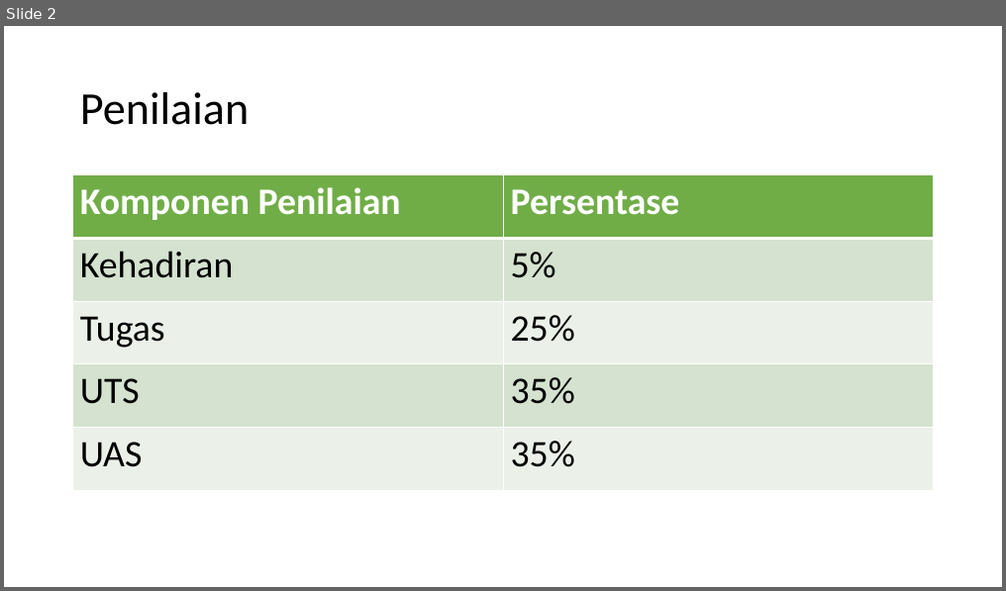
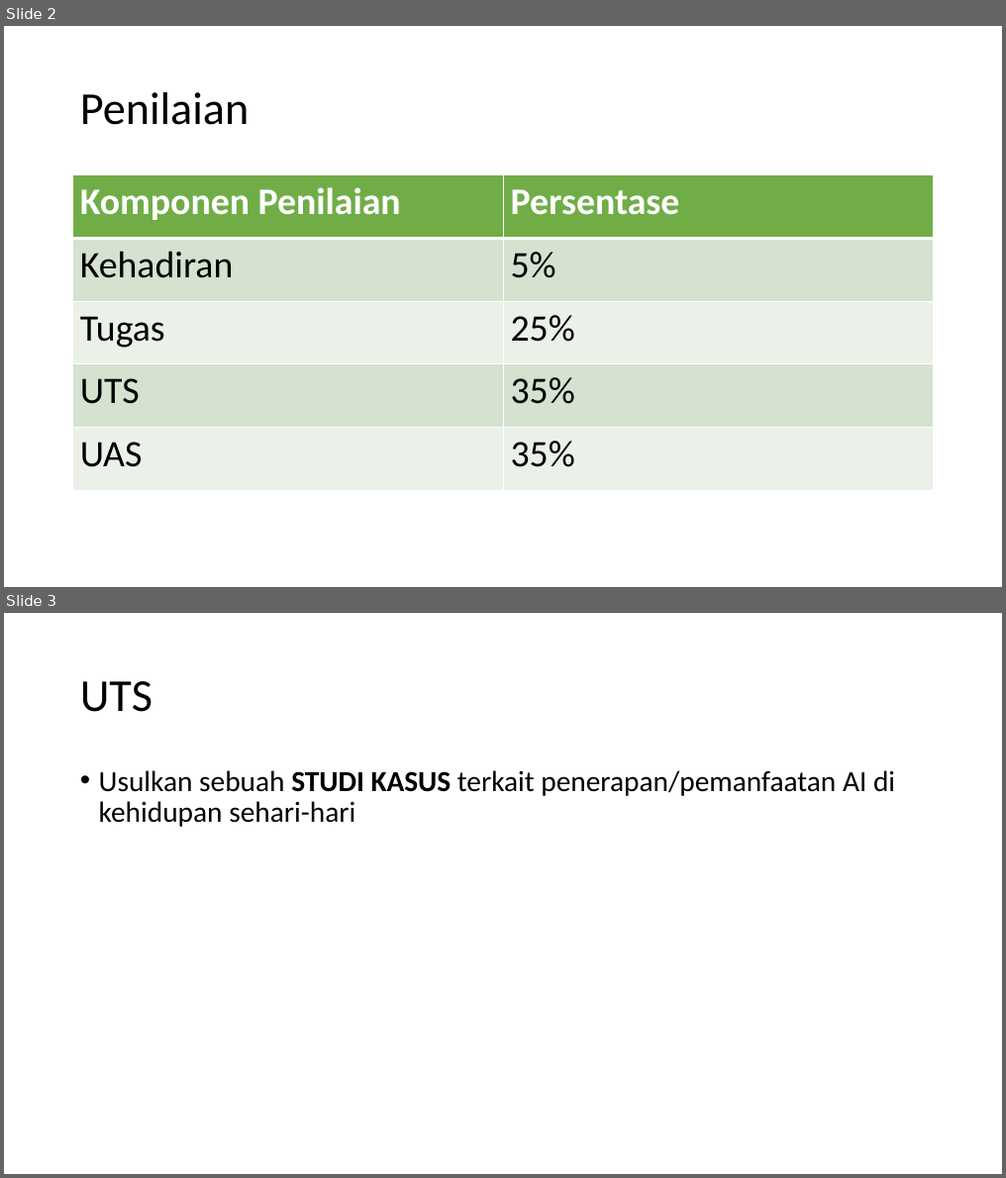
Before and after one commit to ksatria/MK-Artificial-Intelligence-1, a slide deck: PPT/Materi Perkuliahan Artificial Intelligence 1.pptx. Shown one above the other, each under a label of ours: slide 2 before the commit, slides 2 and 3 after it. The pictures are 1006x591 and 1006x1178 pixels, drawn with LibreOffice and Linux fonts; fonts in the diff are those of the drawing. Boxes give left, top, right and bottom in pixels: in the first picture for what was removed or moved away, otherwise in the second. Text is boxed around its words. In the diff, an @@ line names an element or a change of style, - is before the commit and + after.

```diff
--- a/PPT/Materi Perkuliahan Artificial Intelligence 1.pptx
+++ b/PPT/Materi Perkuliahan Artificial Intelligence 1.pptx
@@ slide 3 added at [4,613,1002,1174], background #FFFFFF @@
@@ title added at [80,681,152,712], 44 pt, text #000000 @@
+UTS
@@ text added at [99,770,895,827], 28 pt, text #000000 @@
+• Usulkan sebuah STUDI KASUS terkait penerapan/pemanfaatan AI di kehidupan sehari-hari
```
Also in this commit, not shown: 1 other slide added, 3 other files.
